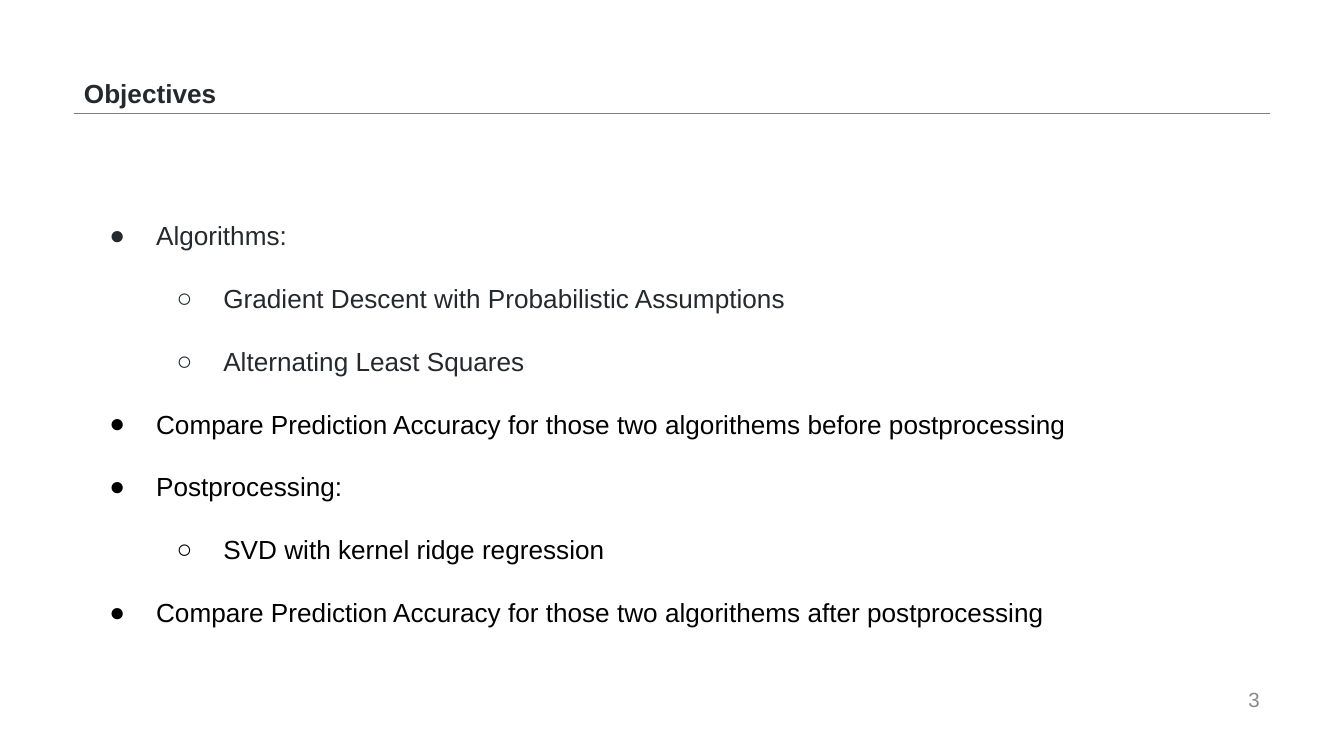
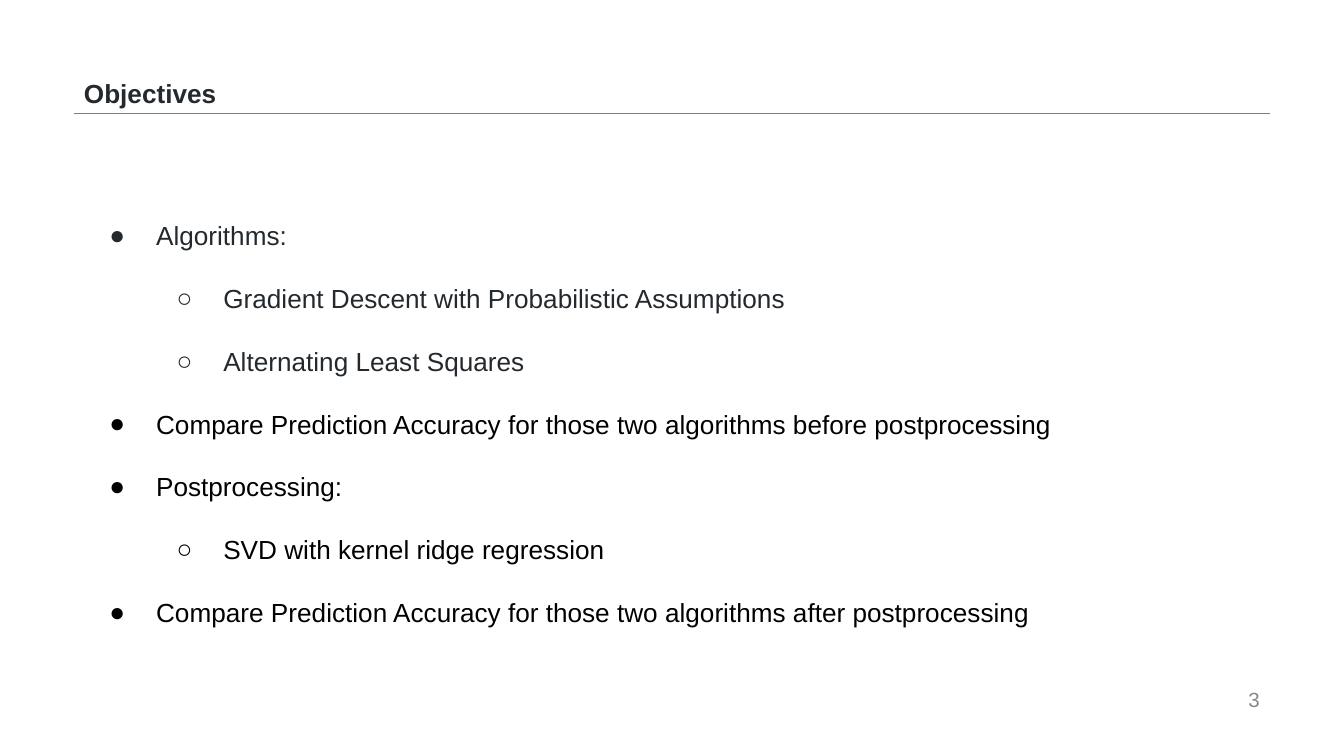
Before and after one commit to TZstatsADS/fall2019-project4-sec1-grp7, a slide deck: slide 3 of doc/ADS project4 slides.pptx. Drawn at 1344x756 pixels with LibreOffice and Linux fonts; fonts in the diff are those of the drawing. Boxes give left, top, right and bottom in pixels: in the first picture for what was removed or moved away, otherwise in the second. Text is boxed around its words. In the diff, an @@ line names an element or a change of style, - is before the commit and + after.

Commit message:
update

```diff
--- a/doc/ADS project4 slides.pptx
+++ b/doc/ADS project4 slides.pptx
@@ text at bbox=[156, 415, 1050, 439]: text changed @@
-● Compare Prediction Accuracy for those two algorithems before postprocessing
+● Compare Prediction Accuracy for those two algorithms before postprocessing
@@ text at bbox=[156, 603, 1029, 628]: text changed @@
-● Compare Prediction Accuracy for those two algorithems after postprocessing
+● Compare Prediction Accuracy for those two algorithms after postprocessing
```
